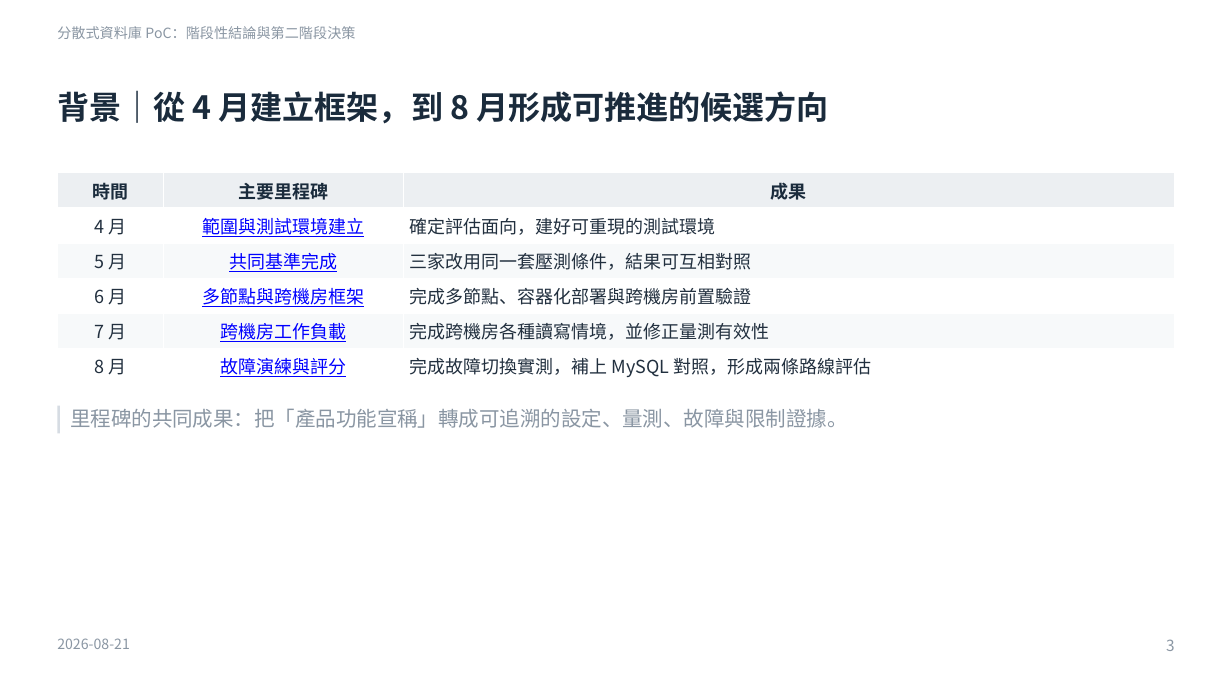
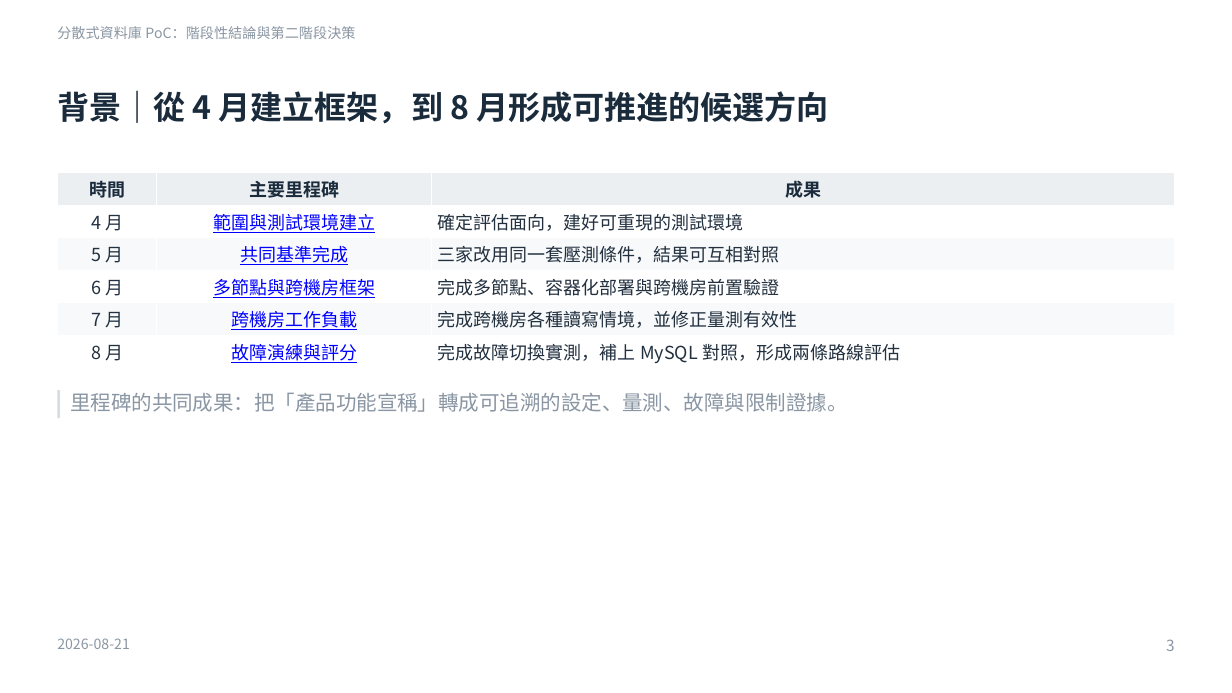
Before and after one commit to heavenruler/dba_career, a slide deck: slide 3 of poc/1_MeetingMinutes/0821_slide.pptx. Drawn at 1232x693 pixels with LibreOffice and Linux fonts; fonts in the diff are those of the drawing. Boxes give left, top, right and bottom in pixels: in the first picture for what was removed or moved away, otherwise in the second. Text is boxed around its words. In the diff, an @@ line names an element or a change of style, - is before the commit and + after.

```diff
--- a/poc/1_MeetingMinutes/0821_slide.pptx
+++ b/poc/1_MeetingMinutes/0821_slide.pptx
@@ table: place and size @@
-table at box(57, 173, 1175, 384)
+table at box(57, 173, 1175, 368)
@@ rectangle: place and size @@
-rectangle at box(57, 406, 60, 433)
+rectangle at box(57, 390, 60, 419)
@@ text "里程碑的共同成果：把「產品功能宣稱」轉成可追溯的設定、量測、故障與限制證據。": place and size @@
-text "里程碑的共同成果：把「產品功能宣稱」轉成可追溯的設定、量測、故障與限制證據。" at box(70, 408, 847, 428)
+text "里程碑的共同成果：把「產品功能宣稱」轉成可追溯的設定、量測、故障與限制證據。" at box(70, 392, 847, 412)
```
Also in this commit, not shown: 16 other slides changed, 1 other file.
